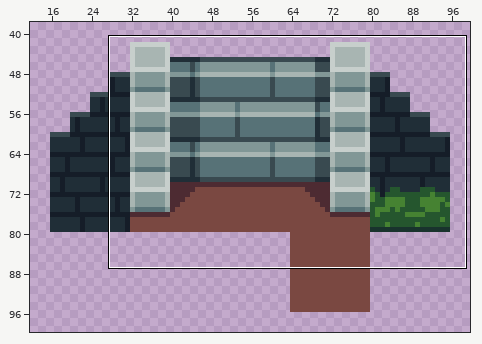
Pixel-art file, stored at img/tileset.aseprite. Above, an overview of the earlier version with the close-up marked.
Close-up. Before:
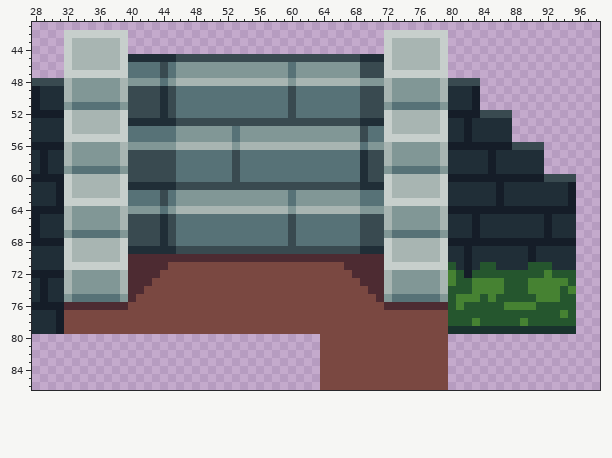
128x128 pixels, 1 frame. Shown: x 28..98, y 41..86. The wide view leaves out empty margins.
The result:
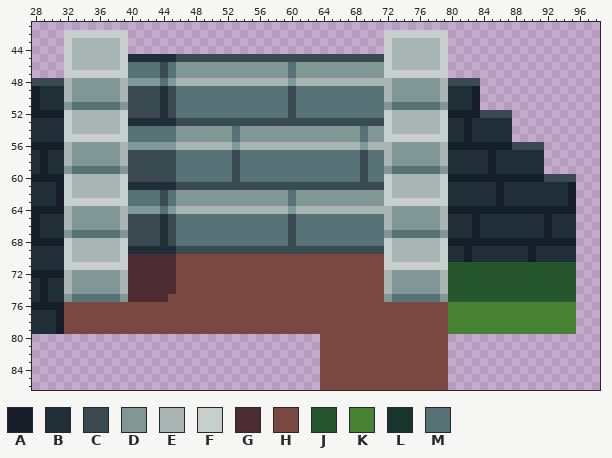
Palette (. is transparent): A #151d28  B #202e37  C #394a50  D #819796  E #a8b5b2  F #c7cfcc  G #4d2b32  H #7a4841  J #25562e  K #468232  L #19332d  M #577277
The exact change:
@@ x 28..98 @@
 44 ....FEEEEEEF................................FEEEEEEF...................
-45 ....FEEEEEEFBBBBBBCCCCCCCCCCCCCCCCCCCCCCCBBBFEEEEEEF...................
-46 ....FEEEEEEFMMMMCMDDDDDDDDDDDDDDMDDDDDDDDCCCFEEEEEEF...................
-47 ....FFFFFFFFMMMMCMDDDDDDDDDDDDDDMDDDDDDDDCCCFFFFFFFF...................
-48 CCCCEDDDDDDEDDDDMDEEEEEEEEEEEEEEDEEEEEEEEDDDEDDDDDDECCCC...............
-49 ABBBEDDDDDDECCCCBCMMMMMMMMMMMMMMCMMMMMMMMCCCEDDDDDDEBBBA...............
-50 ABBBEDDDDDDECCCCBCMMMMMMMMMMMMMMCMMMMMMMMCCCEDDDDDDEBBBA...............
-51 ABBBDMMMMMMDCCCCBCMMMMMMMMMMMMMMCMMMMMMMMCCCDMMMMMMDBBBA...............
-52 AAAAFEEEEEEFCCCCBCMMMMMMMMMMMMMMCMMMMMMMMCCCFEEEEEEFAAAACCCC...........
-53 BBBBFEEEEEEFBBBBBBCCCCCCCCCCCCCCCCCCCCCCCBBBFEEEEEEFBBABBBBB...........
-54 BBBBFEEEEEEFMMMMMMDDDDDDDMDDDDDDDDDDDDDDDCMMFEEEEEEFBBABBBBB...........
-55 BBBBFFFFFFFFMMMMMMDDDDDDDMDDDDDDDDDDDDDDDCMMFFFFFFFFBBABBBBB...........
-56 AAAAEDDDDDDEDDDDDDEEEEEEEDEEEEEEEEEEEEEEEMDDEDDDDDDEAAAAAAAACCCC.......
-57 BABBEDDDDDDECCCCCCMMMMMMMCMMMMMMMMMMMMMMMBCCEDDDDDDEBBBBBABBBBBB.......
-58 BABBEDDDDDDECCCCCCMMMMMMMCMMMMMMMMMMMMMMMBCCEDDDDDDEBBBBBABBBBBB.......
-59 BABBDMMMMMMDCCCCCCMMMMMMMCMMMMMMMMMMMMMMMBCCDMMMMMMDBBBBBABBBBBB.......
-60 AAAAFEEEEEEFCCCCCCMMMMMMMCMMMMMMMMMMMMMMMBCCFEEEEEEFAAAAAAAAAAAACCCC...
-61 BBBAFEEEEEEFBBBBBBCCCCCCCCCCCCCCCCCCCCCCCBBBFEEEEEEFBBBBBBABBBBBBBBA...
-62 BBBAFEEEEEEFMMMMCMDDDDDDDDDDDDDDMDDDDDDDDMMMFEEEEEEFBBBBBBABBBBBBBBA...
-63 BBBAFFFFFFFFMMMMCMDDDDDDDDDDDDDDMDDDDDDDDMMMFFFFFFFFBBBBBBABBBBBBBBA...
-64 AAAAEDDDDDDEDDDDMDEEEEEEEEEEEEEEDEEEEEEEEDDDEDDDDDDEAAAAAAAAAAAAAAAA...
-65 ABBBEDDDDDDECCCCBCMMMMMMMMMMMMMMCMMMMMMMMCCCEDDDDDDEBBBABBBBBBBBABBB...
-66 ABBBEDDDDDDECCCCBCMMMMMMMMMMMMMMCMMMMMMMMCCCEDDDDDDEBBBABBBBBBBBABBB...
-67 ABBBDMMMMMMDCCCCBCMMMMMMMMMMMMMMCMMMMMMMMCCCDMMMMMMDBBBABBBBBBBBABBB...
-68 AAAAFEEEEEEFCCCCBCMMMMMMMMMMMMMMCMMMMMMMMCCCFEEEEEEFAAAAAAAAAAAAAAAA...
-69 BBBBFEEEEEEFBBBBBBCCCCCCCCCCCCCCCCCCCCCCCBBBFEEEEEEFBBABBBBBBBABBBBB...
-70 BBBBFEEEEEEFGGGGGGGGGGGGGGGGGGGGGGGGGGGGGGGGFEEEEEEFBBABBBBBBBABBBBB...
-71 BBBBFFFFFFFFGGGGGHHHHHHHHHHHHHHHHHHHHHHGGGGGFFFFFFFFJBABJJBBBBJJJBBB...
-72 AAAAEDDDDDDEGGGGHHHHHHHHHHHHHHHHHHHHHHHHGGGGEDDDDDDEKJAJJJJJJJJJKJJJ...
-73 BABBEDDDDDDEGGGHHHHHHHHHHHHHHHHHHHHHHHHHHGGGEDDDDDDEKJJKKKKJJJKKKKKJ...
-74 BABBEDDDDDDEGGHHHHHHHHHHHHHHHHHHHHHHHHHHHHGGEDDDDDDEJJJKKKKJJJKKKKJK...
-75 BABBDMMMMMMDGHHHHHHHHHHHHHHHHHHHHHHHHHHHHHHGDMMMMMMDJKKKJKJJJJJKKKJJ...
-76 AAAAGGGGGGGGHHHHHHHHHHHHHHHHHHHHHHHHHHHHHHHHGGGGGGGGJKJJJJJKKKKJJJJJ...
-77 BBBAHHHHHHHHHHHHHHHHHHHHHHHHHHHHHHHHHHHHHHHHHHHHHHHHJJJJJJJJJJJJJJKJ...
-78 BBBAHHHHHHHHHHHHHHHHHHHHHHHHHHHHHHHHHHHHHHHHHHHHHHHHJJJKJJJJJKJJJJJJ...
-79 BBBAHHHHHHHHHHHHHHHHHHHHHHHHHHHHHHHHHHHHHHHHHHHHHHHHLLLLLLLLLLLLLLLL...
+45 ....FEEEEEEFBBBBBBCCCCCCCCCCCCCCCCCCCCCCCCCCFEEEEEEF...................
+46 ....FEEEEEEFMMMMCMDDDDDDDDDDDDDDMDDDDDDDDDDDFEEEEEEF...................
+47 ....FFFFFFFFMMMMCMDDDDDDDDDDDDDDMDDDDDDDDDDDFFFFFFFF...................
+48 CCCCEDDDDDDEDDDDMDEEEEEEEEEEEEEEDEEEEEEEEEEEEDDDDDDECCCC...............
+49 ABBBEDDDDDDECCCCBCMMMMMMMMMMMMMMCMMMMMMMMMMMEDDDDDDEBBBA...............
+50 ABBBEDDDDDDECCCCBCMMMMMMMMMMMMMMCMMMMMMMMMMMEDDDDDDEBBBA...............
+51 ABBBDMMMMMMDCCCCBCMMMMMMMMMMMMMMCMMMMMMMMMMMDMMMMMMDBBBA...............
+52 AAAAFEEEEEEFCCCCBCMMMMMMMMMMMMMMCMMMMMMMMMMMFEEEEEEFAAAACCCC...........
+53 BBBBFEEEEEEFBBBBBBCCCCCCCCCCCCCCCCCCCCCCCCCCFEEEEEEFBBABBBBB...........
+54 BBBBFEEEEEEFMMMMMMDDDDDDDMDDDDDDDDDDDDDDDMDDFEEEEEEFBBABBBBB...........
+55 BBBBFFFFFFFFMMMMMMDDDDDDDMDDDDDDDDDDDDDDDMDDFFFFFFFFBBABBBBB...........
+56 AAAAEDDDDDDEDDDDDDEEEEEEEDEEEEEEEEEEEEEEEDEEEDDDDDDEAAAAAAAACCCC.......
+57 BABBEDDDDDDECCCCCCMMMMMMMCMMMMMMMMMMMMMMMCMMEDDDDDDEBBBBBABBBBBB.......
+58 BABBEDDDDDDECCCCCCMMMMMMMCMMMMMMMMMMMMMMMCMMEDDDDDDEBBBBBABBBBBB.......
+59 BABBDMMMMMMDCCCCCCMMMMMMMCMMMMMMMMMMMMMMMCMMDMMMMMMDBBBBBABBBBBB.......
+60 AAAAFEEEEEEFCCCCCCMMMMMMMCMMMMMMMMMMMMMMMCMMFEEEEEEFAAAAAAAAAAAACCCC...
+61 BBBAFEEEEEEFBBBBBBCCCCCCCCCCCCCCCCCCCCCCCCCCFEEEEEEFBBBBBBABBBBBBBBA...
+62 BBBAFEEEEEEFMMMMCMDDDDDDDDDDDDDDMDDDDDDDDDDDFEEEEEEFBBBBBBABBBBBBBBA...
+63 BBBAFFFFFFFFMMMMCMDDDDDDDDDDDDDDMDDDDDDDDDDDFFFFFFFFBBBBBBABBBBBBBBA...
+64 AAAAEDDDDDDEDDDDMDEEEEEEEEEEEEEEDEEEEEEEEEEEEDDDDDDEAAAAAAAAAAAAAAAA...
+65 ABBBEDDDDDDECCCCBCMMMMMMMMMMMMMMCMMMMMMMMMMMEDDDDDDEBBBABBBBBBBBABBB...
+66 ABBBEDDDDDDECCCCBCMMMMMMMMMMMMMMCMMMMMMMMMMMEDDDDDDEBBBABBBBBBBBABBB...
+67 ABBBDMMMMMMDCCCCBCMMMMMMMMMMMMMMCMMMMMMMMMMMDMMMMMMDBBBABBBBBBBBABBB...
+68 AAAAFEEEEEEFCCCCBCMMMMMMMMMMMMMMCMMMMMMMMMMMFEEEEEEFAAAAAAAAAAAAAAAA...
+69 BBBBFEEEEEEFBBBBBBCCCCCCCCCCCCCCCCCCCCCCCCCCFEEEEEEFBBABBBBBBBABBBBB...
+70 BBBBFEEEEEEFGGGGGGHHHHHHHHHHHHHHHHHHHHHHHHHHFEEEEEEFBBABBBBBBBABBBBB...
+71 BBBBFFFFFFFFGGGGGGHHHHHHHHHHHHHHHHHHHHHHHHHHFFFFFFFFJJJJJJJJJJJJJJJJ...
+72 AAAAEDDDDDDEGGGGGGHHHHHHHHHHHHHHHHHHHHHHHHHHEDDDDDDEJJJJJJJJJJJJJJJJ...
+73 BABBEDDDDDDEGGGGGGHHHHHHHHHHHHHHHHHHHHHHHHHHEDDDDDDEJJJJJJJJJJJJJJJJ...
+74 BABBEDDDDDDEGGGGGGHHHHHHHHHHHHHHHHHHHHHHHHHHEDDDDDDEJJJJJJJJJJJJJJJJ...
+75 BABBDMMMMMMDGGGGGHHHHHHHHHHHHHHHHHHHHHHHHHHHDMMMMMMDJJJJJJJJJJJJJJJJ...
+76 AAAAHHHHHHHHHHHHHHHHHHHHHHHHHHHHHHHHHHHHHHHHHHHHHHHHKKKKKKKKKKKKKKKK...
+77 BBBAHHHHHHHHHHHHHHHHHHHHHHHHHHHHHHHHHHHHHHHHHHHHHHHHKKKKKKKKKKKKKKKK...
+78 BBBAHHHHHHHHHHHHHHHHHHHHHHHHHHHHHHHHHHHHHHHHHHHHHHHHKKKKKKKKKKKKKKKK...
+79 BBBAHHHHHHHHHHHHHHHHHHHHHHHHHHHHHHHHHHHHHHHHHHHHHHHHKKKKKKKKKKKKKKKK...
 80 ....................................HHHHHHHHHHHHHHHH...................
